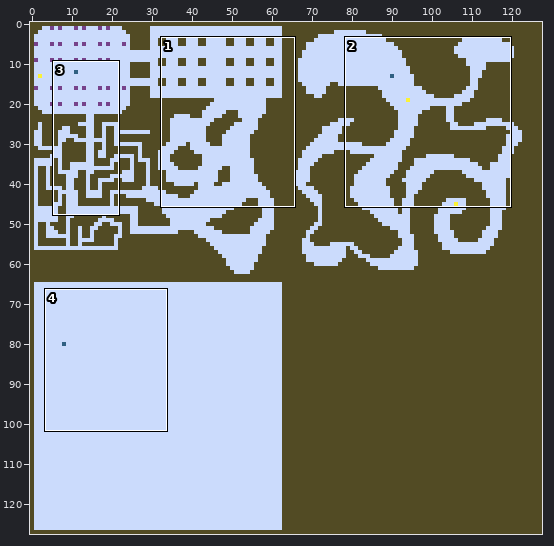
Pixel-art file: docs/assets/image/level.aseprite. The picture above shows the old version from afar; the outline marks the close-up.
Close-up. First the earlier version:
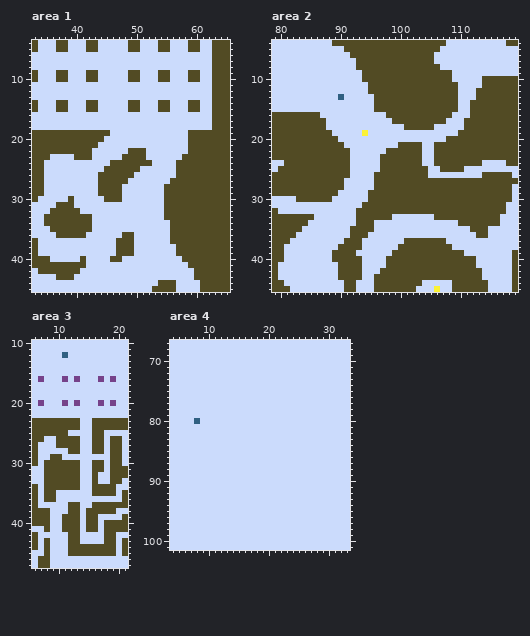
128x128 pixels, 1 frame. Shown: area 1: x 33..65, y 4..45; area 2: x 79..119, y 4..45; area 3: x 6..21, y 10..47; area 4: x 4..33, y 67..101.
The result:
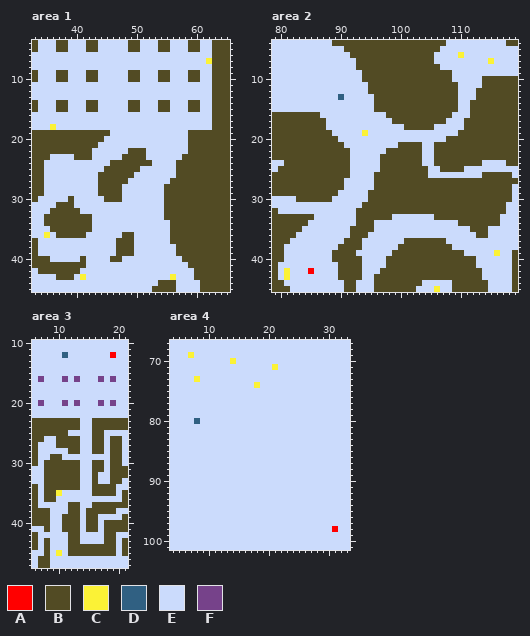
Palette (. is transparent): A #ff0000  B #524b24  C #fbf236  D #306082  E #cbdbfc  F #76428a
Diff:
Area 1:
Colour C replaces colour E in row 7 at x 62; in row 18 at x 36; in row 36 at x 35; in row 43 at x 41 and 56.
Area 2:
Colour A replaces colour E in row 42 at x 85.
Colour C replaces colour E in row 6 at x 110; in row 7 at x 115; in row 39 at x 116; in rows 42 to 43 at x 81.
Area 3:
Colour A replaces colour E in row 12 at x 19.
Colour C replaces colour E in row 35 at x 10; in row 45 at x 10.
Area 4:
Colour A replaces colour E in row 98 at x 31.
Colour C replaces colour E in row 69 at x 7; in row 70 at x 14; in row 71 at x 21; in row 73 at x 8; in row 74 at x 18.
